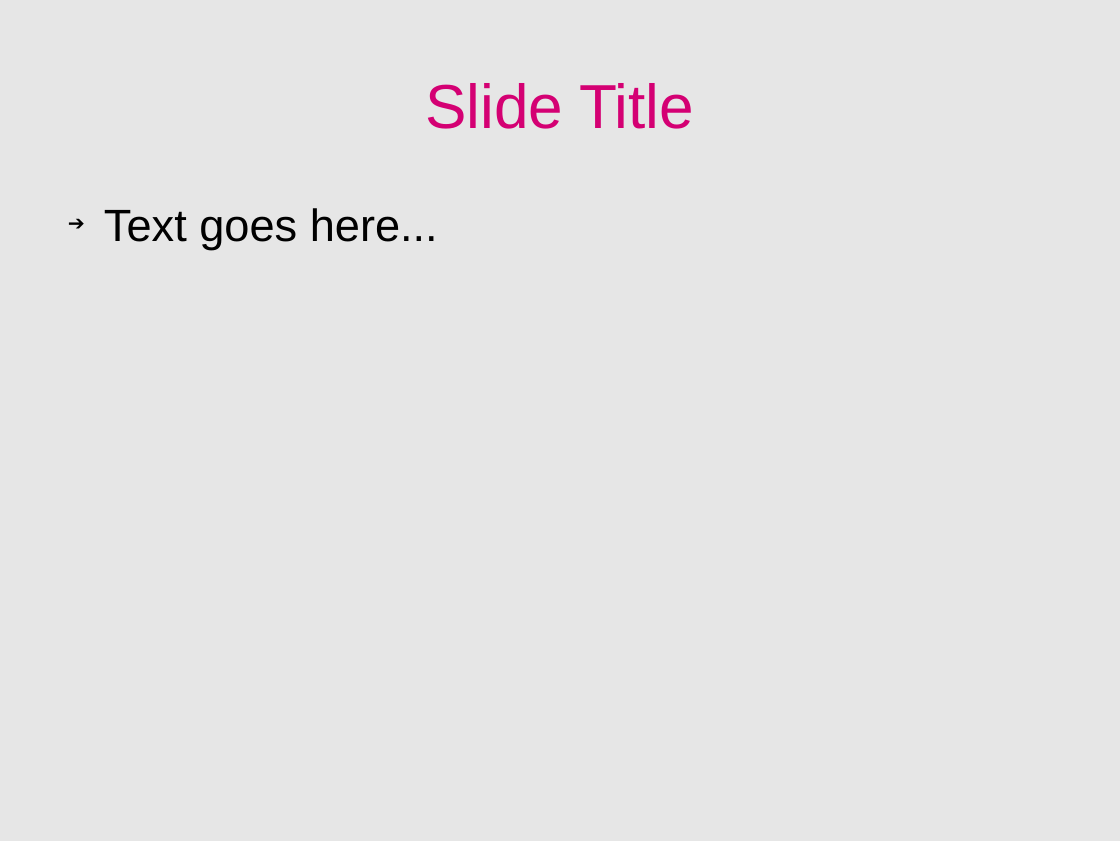
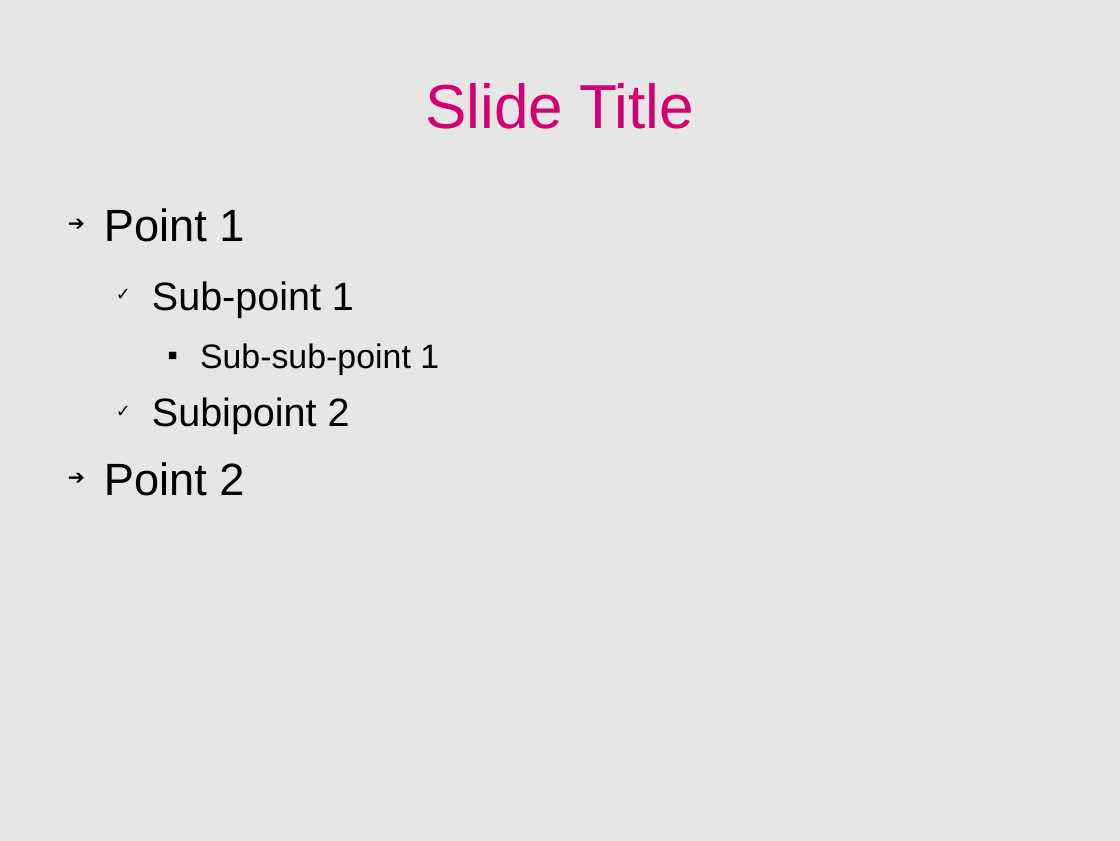
Before and after one commit to vaidik/OSDC-Presentation-Kit, a slide deck: slide 3 of osdc_presentation_kit/presentation_template.odp. Drawn at 1120x841 pixels with LibreOffice and Linux fonts; fonts in the diff are those of the drawing; background and template pictures are left out. Boxes give left, top, right and bottom in pixels: in the first picture for what was removed or moved away, otherwise in the second. Text is boxed around its words. In the diff, an @@ line names an element or a change of style, - is before the commit and + after.

```diff
--- a/osdc_presentation_kit/presentation_template.odp
+++ b/osdc_presentation_kit/presentation_template.odp
@@ text at bbox=[104, 208, 439, 496]: text changed; size 32 to 28 pt @@
-➔ Text goes here...
+➔ Point 1
+  ✓ Sub-point 1
+    ■ Sub-sub-point 1
+  ✓ Subipoint 2
+➔ Point 2
```
Also in this commit, not shown: 2 other files.
